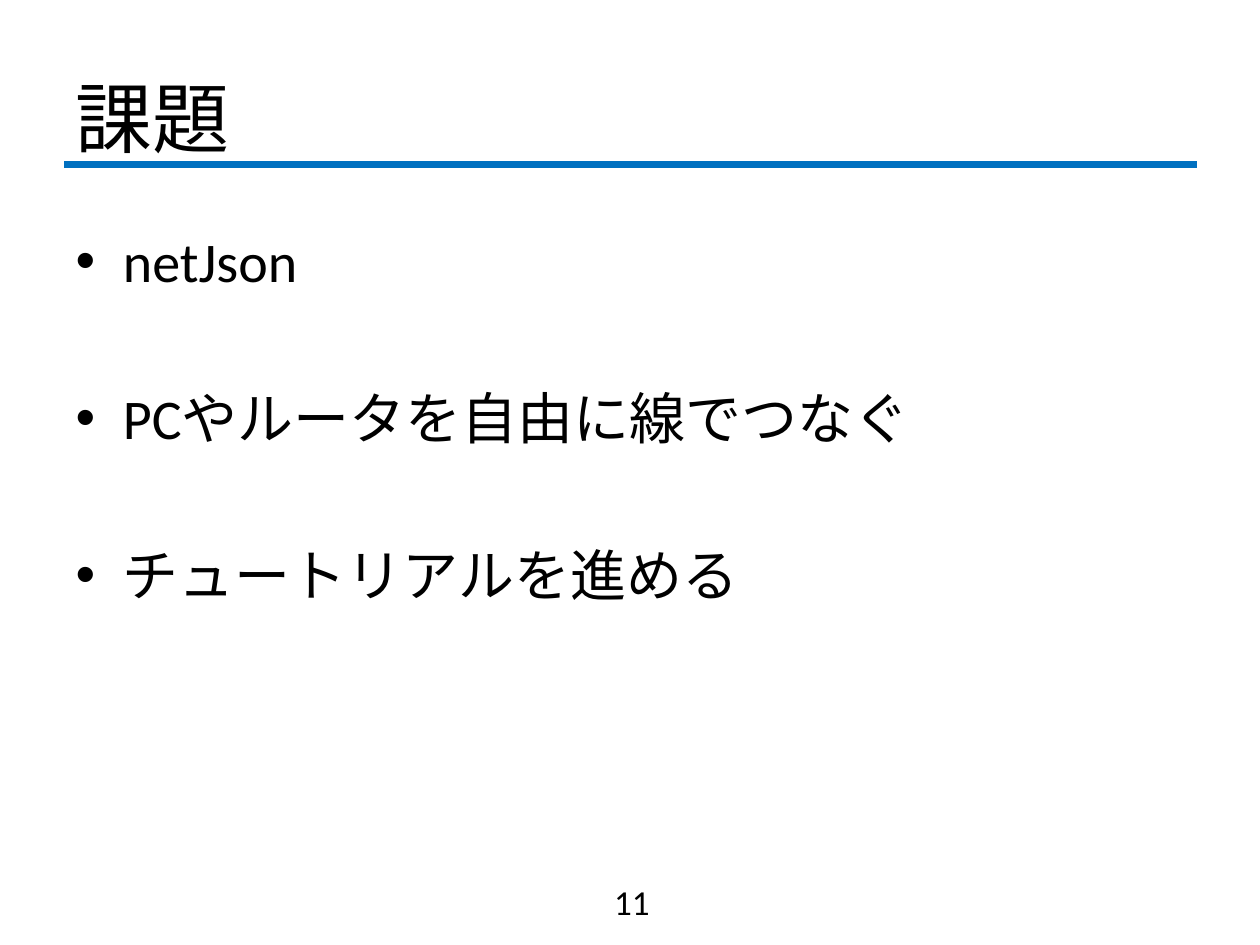
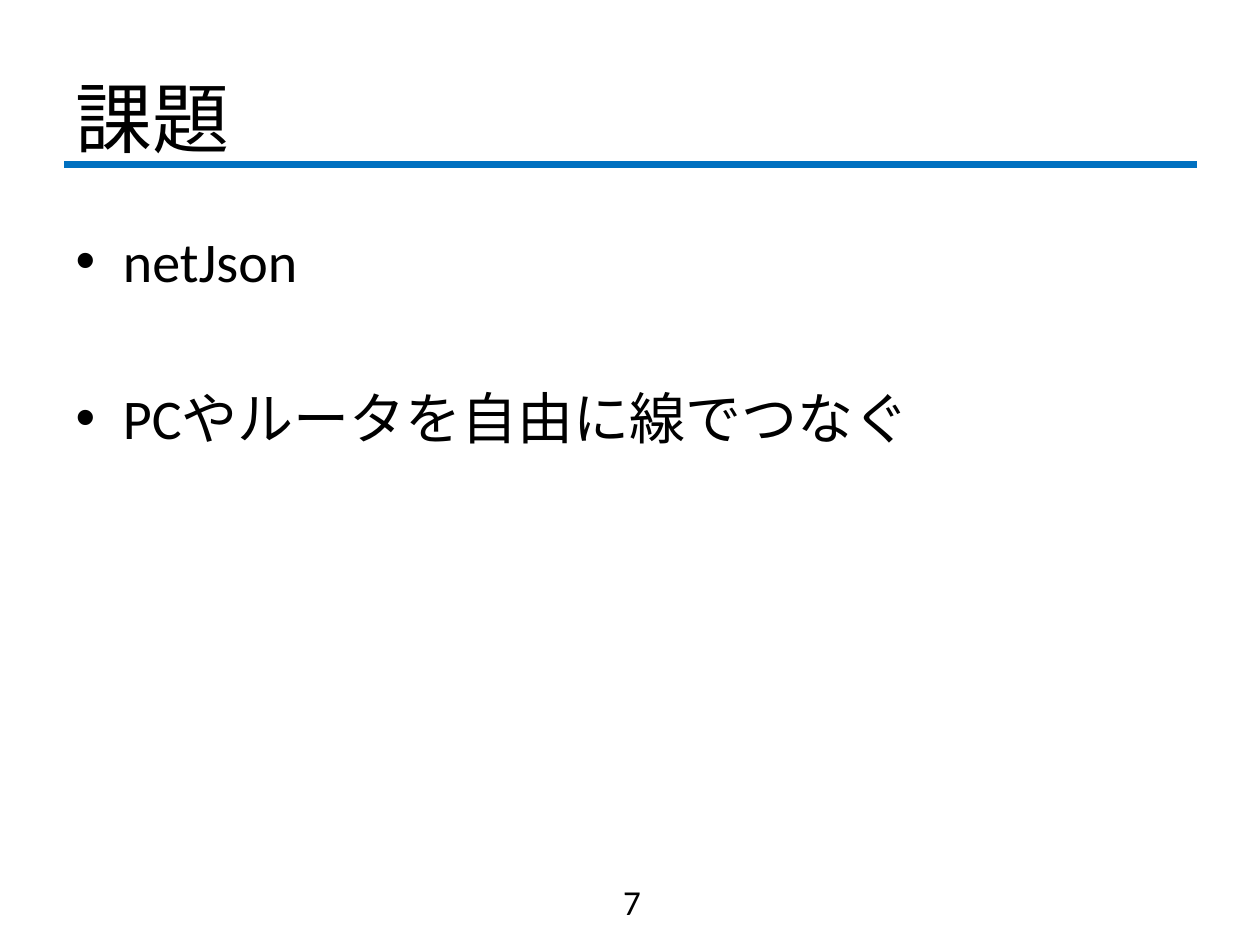
Before and after one commit to fujiLabo/fuji_simu, a slide deck: slide 7 of 1021進捗.pptx (slide 11 before the commit). Drawn at 1260x945 pixels with LibreOffice and Linux fonts; fonts in the diff are those of the drawing; background and template pictures are left out. Boxes give left, top, right and bottom in pixels: in the first picture for what was removed or moved away, otherwise in the second. Text is boxed around its words. In the diff, an @@ line names an element or a change of style, - is before the commit and + after.

```diff
--- a/1021進捗.pptx
+++ b/1021進捗.pptx
@@ text at (x1=123, y1=549, x2=739, y2=600): paragraph removed @@
-• チュートリアルを進める
@@ page number at (x1=623, y1=892, x2=641, y2=915): text changed @@
-11
+7
```
Also in this commit, not shown: 4 slides removed, 3 other files.
